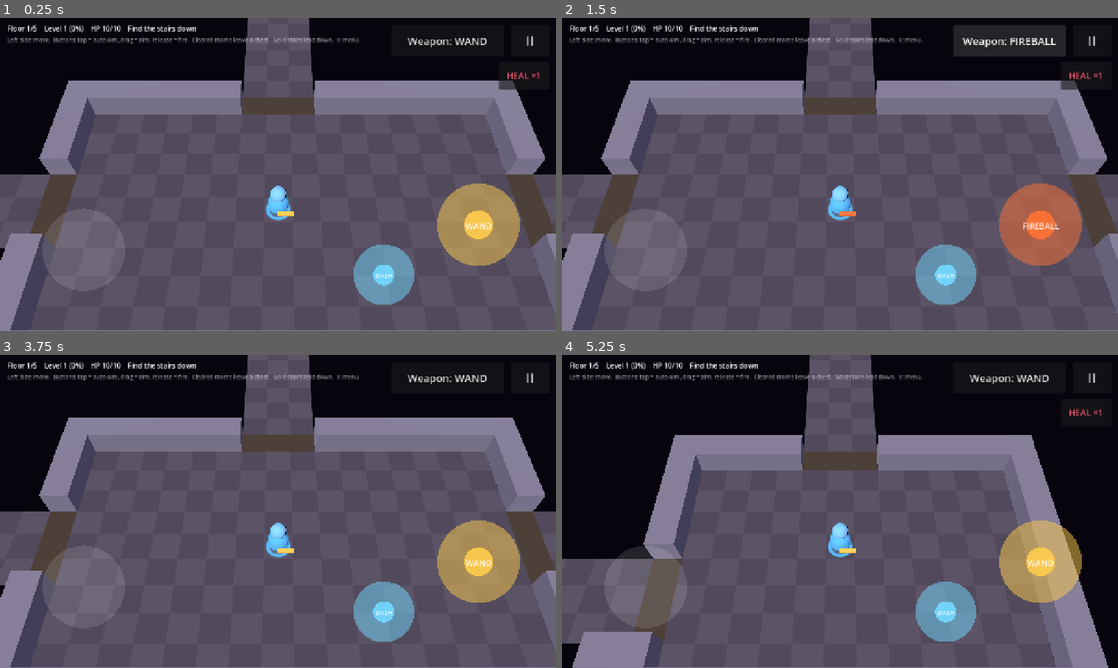
Above: before the commit, frames 1-4 (two rows, left to right).
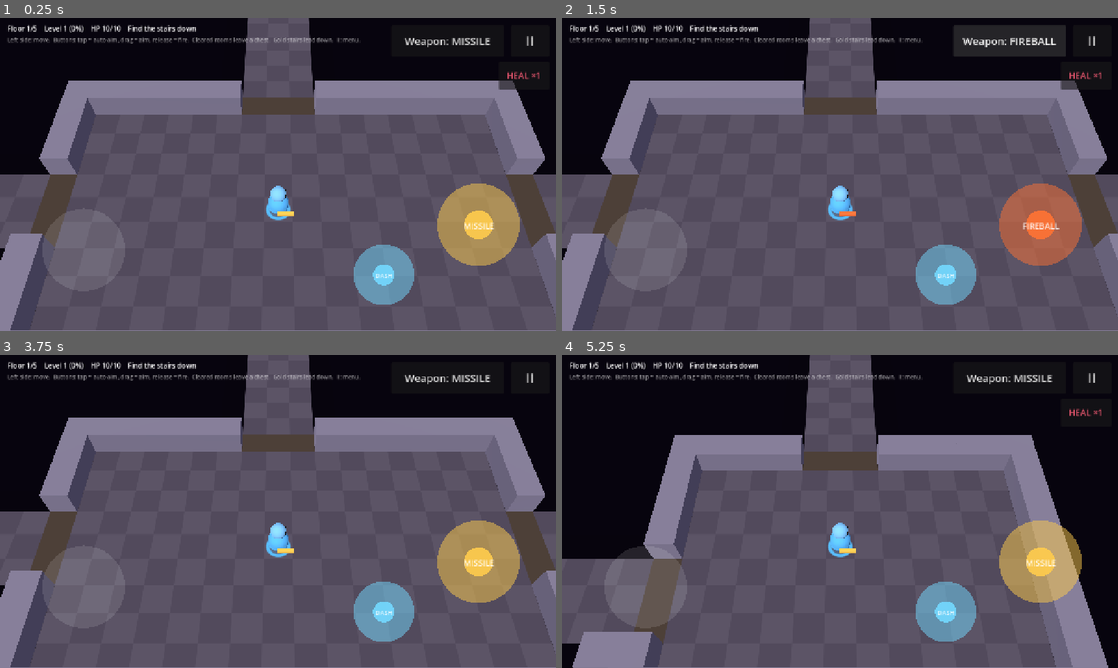
Above: after the commit, the same moments.

Repository: Zenb0t/toto
Game: Godot game, scene res://scenes/main.tscn
Same seed, same stepped clock (60 frames per second), same inputs: the game is played once before the commit and once after it.
Inputs:
- Up to frame 1 (0.25 s): no input
- Up to frame 2 (1.5 s): click "Weapon: WAND" (after the commit: "Weapon: MISSILE") at 0.5 s; click "Weapon: SWORD" at 1.25 s
- Up to frame 3 (3.75 s): click "Weapon: FIREBALL" at 2 s; click "Weapon: CROSSBOW" at 2.75 s; click "HEAL ×1" at 3.5 s
- Up to frame 4 (5.25 s): click "II" at 4.25 s; click "Restart run" at 5 s

The runs differ from the first frame. In frame 1, 0.3% of the frame differs, in the area x 72-89%, y 6-68%; in frame 2, nothing differs; in frame 3, 0.3%; in frame 4, 0.3%.

Commit message:
Wand becomes Magic Missile, Dungeon Crawl's first spell
The id stays "wand", so saved tuning keeps working.

Co-Authored-By: Claude Opus 5.5 <noreply@anthropic.com>
Claude-Session: https://claude.ai/code/session_015ZGKCCJdA1nx2f1Xhpqp12

Diff:
--- a/scenes/main.tscn
+++ b/scenes/main.tscn
@@ -40,7 +40,7 @@
 grow_horizontal = 0
 focus_mode = 0
 theme_override_font_sizes/font_size = 24
-text = "Weapon: WAND"
+text = "Weapon: MISSILE"
 
 [node name="PotionBar" type="HBoxContainer" parent="Hud"]
 anchors_preset = 1
--- a/scenes/ui/loot_card.tscn
+++ b/scenes/ui/loot_card.tscn
@@ -61,7 +61,7 @@
 modulate = Color(1, 1, 1, 0.65)
 layout_mode = 2
 theme_override_font_sizes/font_size = 16
-text = "Replaces your Wand"
+text = "Replaces your Magic Missile"
 horizontal_alignment = 1
 
 [node name="Buttons" type="HBoxContainer" parent="Panel/Rows"]
--- a/scripts/actors/player.gd
+++ b/scripts/actors/player.gd
@@ -34,7 +34,7 @@
 		return _wielder.weapon
 var utility: Utility = Dash.new()
 
-var _wielder := Wielder.new(Wand.new())
+var _wielder := Wielder.new(MagicMissile.new())
 var _move_input := Vector2.ZERO
 var _utility_cooldown := Cooldown.new(utility.cooldown)
 var _dash_direction := Vector2.ZERO
--- a/scripts/equipment/wand.gd
+++ b/scripts/equipment/magic_missile.gd
@@ -1,6 +1,7 @@
-class_name Wand
+class_name MagicMissile
 extends Weapon
-## The starter weapon: a single magic bolt.
+## The starter weapon, Dungeon Crawl's first spell: a single bolt of magic.
+## Its id stays "wand" (what it was first called), so saved tuning keeps working.
 
 var shot_speed := 360.0
 var shot_range := 420.0
@@ -9,9 +10,9 @@
 
 func _init() -> void:
 	id = "wand"
-	display_name = "Wand"
-	description = "One magic bolt."
-	button_label = "WAND"
+	display_name = "MagicMissile"
+	description = "A single bolt of magic."
+	button_label = "MISSILE"
 	color = Color(1, 0.8, 0.3)
 	cooldown = 0.8
 	windup = 0.1
--- a/scripts/main.gd
+++ b/scripts/main.gd
@@ -453,7 +453,7 @@
 	_pause_menu.return_to_panel()
 
 
-## Testing aid: cycles through every weapon, keeping each one's own tuning. Runs still start with the Wand.
+## Testing aid: cycles through every weapon, keeping each one's own tuning. Runs still start with the MagicMissile.
 func _on_weapon_switch_pressed() -> void:
 	_weapon_id = GameTuning.next_weapon_id(_weapon_id)
 	_apply_tuning(_tuning)
--- a/scripts/tuning/game_tuning.gd
+++ b/scripts/tuning/game_tuning.gd
@@ -25,7 +25,7 @@
 
 ## Every weapon, in the order the quick switch cycles through them.
 static func weapons() -> Array[Weapon]:
-	return [Wand.new(), Sword.new(), Fireball.new(), Crossbow.new()]
+	return [MagicMissile.new(), Sword.new(), Fireball.new(), Crossbow.new()]
 
 
 static func utilities() -> Array[Utility]:
--- a/tests/integration/test_enemy_combat.gd
+++ b/tests/integration/test_enemy_combat.gd
@@ -34,8 +34,8 @@
 			add_child_autofree(SlashEffect.new(attack, attacker))
 
 
-func _wand(windup: float) -> Wand:
-	var wand := Wand.new()
+func _wand(windup: float) -> MagicMissile:
+	var wand := MagicMissile.new()
 	wand.windup = windup
 	wand.shot_speed = 1000.0
 	return wand
@@ -75,7 +75,7 @@
 
 func test_an_enemys_shot_flies_through_other_enemies() -> void:
 	var player := _spawn_player_at(Vector2(200, 0))
-	var bystander := _spawn_enemy_at(Vector2(100, 0), Wand.new())
+	var bystander := _spawn_enemy_at(Vector2(100, 0), MagicMissile.new())
 	var shooter := _spawn_enemy_at(Vector2.ZERO, _wand(0.1))
 
 	shooter.chase(player)
--- a/tests/integration/test_loot.gd
+++ b/tests/integration/test_loot.gd
@@ -90,17 +90,17 @@
 func test_the_loot_card_compares_the_found_weapon_with_the_held_one() -> void:
 	var card := _loot_card()
 
-	card.show_offer(Fireball.new(), Wand.new())
+	card.show_offer(Fireball.new(), MagicMissile.new())
 
 	assert_true(card.visible)
 	assert_eq(card.get_node("Panel/Rows/FoundName").text, "Fireball")
 	assert_eq(card.get_node("Panel/Rows/FoundDescription").text, Fireball.new().description)
-	assert_eq(card.get_node("Panel/Rows/Replaces").text, "Replaces your Wand")
+	assert_eq(card.get_node("Panel/Rows/Replaces").text, "Replaces your MagicMissile")
 
 
 func test_the_loot_card_reports_take_and_leave() -> void:
 	var card := _loot_card()
-	card.show_offer(Sword.new(), Wand.new())
+	card.show_offer(Sword.new(), MagicMissile.new())
 	watch_signals(card)
 
 	card.get_node("Panel/Rows/Buttons/Take").pressed.emit()
--- a/tests/integration/test_monsters.gd
+++ b/tests/integration/test_monsters.gd
@@ -14,8 +14,8 @@
 	return enemy
 
 
-func _quick_wand() -> Wand:
-	var wand := Wand.new()
+func _quick_wand() -> MagicMissile:
+	var wand := MagicMissile.new()
 	wand.windup = 0.0
 	wand.shot_speed = 1000.0
 	return wand
@@ -61,4 +61,4 @@
 	await wait_seconds(0.2)
 
 	var attacks: Array = get_signal_parameters(ogre, "attack_fired")[0]
-	assert_eq(attacks[0].damage, Wand.new().shot_damage + Bestiary.by_id("ogre").damage_bonus)
+	assert_eq(attacks[0].damage, MagicMissile.new().shot_damage + Bestiary.by_id("ogre").damage_bonus)
--- a/tests/integration/test_player_attack.gd
+++ b/tests/integration/test_player_attack.gd
@@ -10,8 +10,8 @@
 	return player
 
 
-func _wand_with_windup(windup: float) -> Wand:
-	var weapon := Wand.new()
+func _wand_with_windup(windup: float) -> MagicMissile:
+	var weapon := MagicMissile.new()
 	weapon.windup = windup
 	return weapon
 
@@ -239,4 +239,4 @@
 	player.drink(potion)
 	player.attack(Vector2.RIGHT)
 
-	assert_eq(_fired_shot(player).damage, Wand.new().shot_damage + 2)
+	assert_eq(_fired_shot(player).damage, MagicMissile.new().shot_damage + 2)
--- a/tests/unit/test_enemy_tactics.gd
+++ b/tests/unit/test_enemy_tactics.gd
@@ -42,7 +42,7 @@
 func test_melee_fighters_want_to_be_closer_than_shooters_and_throwers() -> void:
 	var sword := Sword.new().ideal_distance()
 	var crossbow := Crossbow.new().ideal_distance()
-	var wand := Wand.new().ideal_distance()
+	var wand := MagicMissile.new().ideal_distance()
 	var fireball := Fireball.new().ideal_distance()
 
 	assert_lt(sword, crossbow)
--- a/tests/unit/test_game_tuning.gd
+++ b/tests/unit/test_game_tuning.gd
@@ -28,7 +28,7 @@
 	tuning.set_value(GameTuning.key("sword", "windup"), 0.5)
 
 	assert_eq(GameTuning.weapon(tuning, "sword").windup, 0.5)
-	assert_eq(GameTuning.weapon(tuning, "wand").windup, Wand.new().windup)
+	assert_eq(GameTuning.weapon(tuning, "wand").windup, MagicMissile.new().windup)
 
 
 func test_whole_number_settings_stay_whole() -> void:
--- a/tests/unit/test_weapons.gd
+++ b/tests/unit/test_weapons.gd
@@ -4,7 +4,7 @@
 
 
 func test_the_wand_fires_one_bolt_from_in_front_of_the_player() -> void:
-	var attacks := Wand.new().attacks(ORIGIN, Vector2(0, -5), 0.0)
+	var attacks := MagicMissile.new().attacks(ORIGIN, Vector2(0, -5), 0.0)
 
 	assert_eq(attacks.size(), 1)
 	var bolt: Shot = attacks[0]
@@ -14,7 +14,7 @@
 
 
 func test_a_shot_flies_for_as_long_as_its_range_allows() -> void:
-	var wand := Wand.new()
+	var wand := MagicMissile.new()
 	wand.shot_speed = 200.0
 	wand.shot_range = 500.0
 
@@ -75,7 +75,7 @@
 
 
 func test_a_weapon_aims_in_proportion_to_the_drag_by_default() -> void:
-	var wand := Wand.new()
+	var wand := MagicMissile.new()
 
 	assert_almost_eq(wand.aim_distance(0.25), wand.aim_range() * 0.25, 0.001)
 
@@ -105,7 +105,7 @@
 
 
 func test_each_weapon_previews_its_own_shape() -> void:
-	assert_eq(Wand.new().aim_shape().kind, AimShape.Kind.LINE)
+	assert_eq(MagicMissile.new().aim_shape().kind, AimShape.Kind.LINE)
 	assert_eq(Sword.new().aim_shape().kind, AimShape.Kind.CONE)
 	assert_eq(Crossbow.new().aim_shape().kind, AimShape.Kind.FAN)
 	assert_eq(Fireball.new().aim_shape().kind, AimShape.Kind.LOB)
--- a/tests/unit/test_wielder.gd
+++ b/tests/unit/test_wielder.gd
@@ -3,8 +3,8 @@
 const ORIGIN := Vector2.ZERO
 
 
-func _wand(windup: float, cooldown := 1.0) -> Wand:
-	var wand := Wand.new()
+func _wand(windup: float, cooldown := 1.0) -> MagicMissile:
+	var wand := MagicMissile.new()
 	wand.windup = windup
 	wand.cooldown = cooldown
 	return wand
Renamed: scripts/equipment/wand.gd.uid -> scripts/equipment/magic_missile.gd.uid
Not shown, changed: docs/design.md
